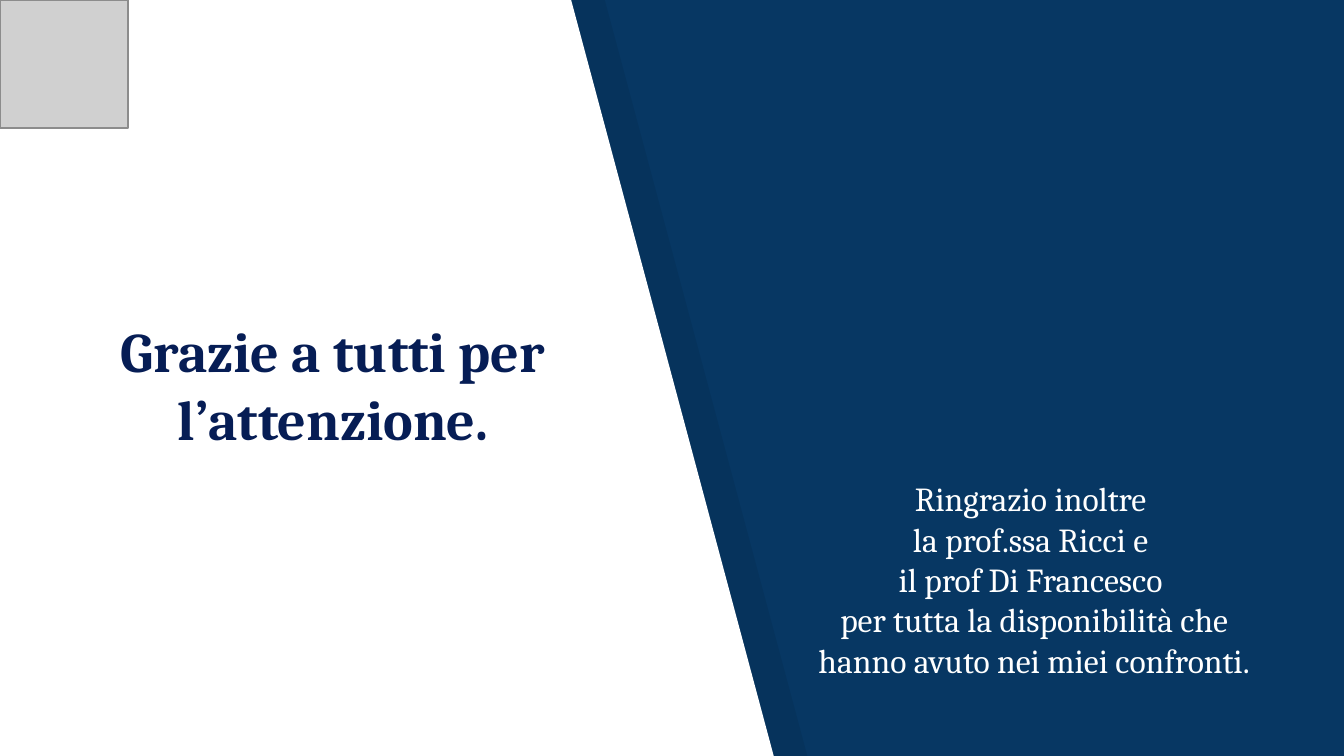
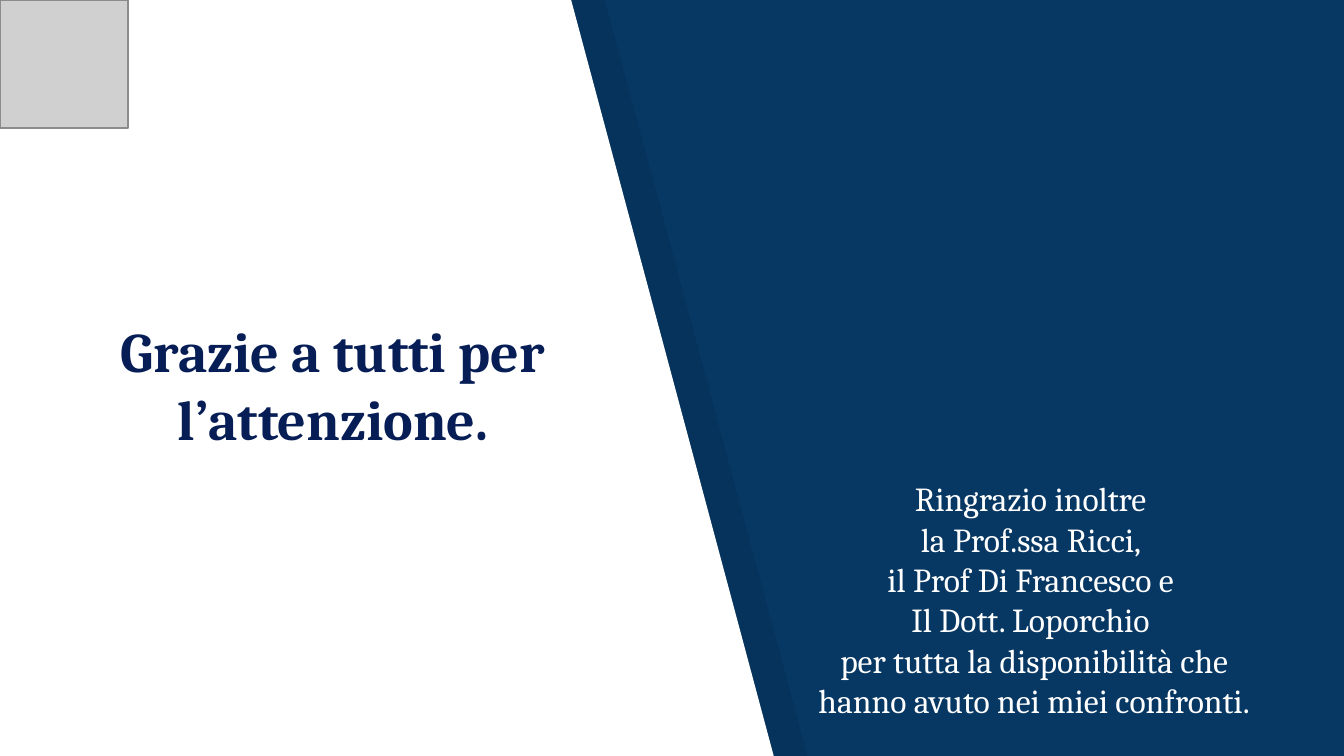
Before and after one commit to JacopoRaffi/Dust_Attack_Analysis, a slide deck: slide 21 of Dust Attack .pptx. Drawn at 1344x756 pixels with LibreOffice and Linux fonts; fonts in the diff are those of the drawing; grey boxes stand for pictures. Boxes give left, top, right and bottom in pixels: in the first picture for what was removed or moved away, otherwise in the second. Text is boxed around its words. In the diff, an @@ line names an element or a change of style, - is before the commit and + after.

```diff
--- a/Dust Attack .pptx
+++ b/Dust Attack .pptx
@@ text at box(887, 528, 1174, 639): text changed @@
-la prof.ssa Ricci e
-il prof Di Francesco
+la Prof.ssa Ricci,
+il Prof Di Francesco e
+Il Dott. Loporchio
```
Also in this commit, not shown: 1 other file.
